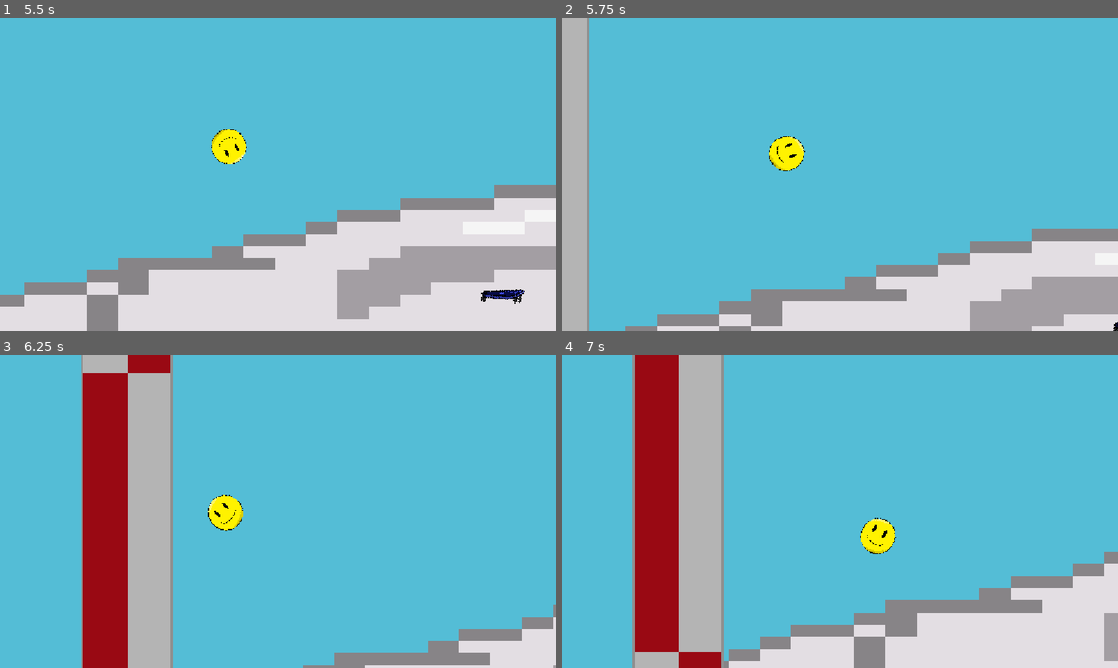
Above: before the commit, frames 1-4 (two rows, left to right).
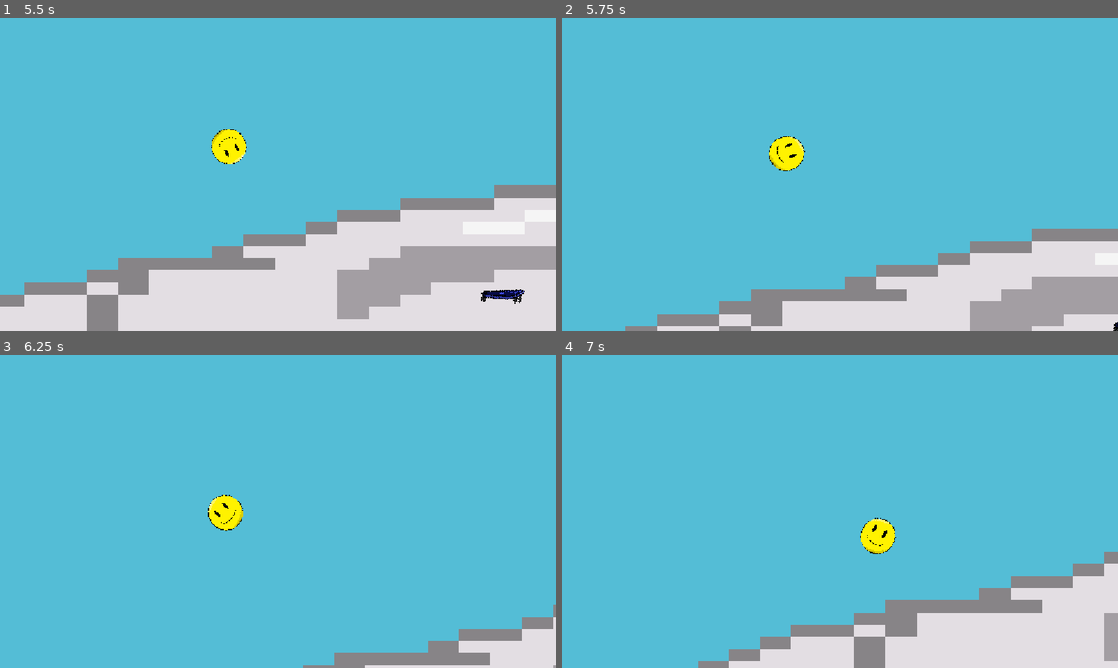
Above: after the commit, the same moments.

Repository: cyan-teal/hole-bounce
Game: Godot game, scene res://scenes/level_3.tscn
Same seed, same stepped clock (60 frames per second), same inputs: the game is played once before the commit and once after it.
Inputs (mouse positions are in pixels of both pictures, inside the frame that each line leads up to):
- Up to frame 1 (5.5 s): move the mouse to (400, 158) at 0.52 s; hold Right (go_right) 0.53-1.28 s; hold Space (pass) 0.53-1.28 s; move the mouse to (166, 190) at 1.27 s; hold Left (go_left) 1.28-2.03 s; tap Space (pass) at 1.35, 2.85, 4.35 s; move the mouse to (333, 105) at 2.02 s; hold Space (pass) 2.03-2.78 s; hold Right (go_right) 2.03-3.53 s; move the mouse to (250, 237) at 2.77 s; move the mouse to (444, 221) at 3.52 s; hold Space (pass) 3.53-4.28 s; hold Left (go_left) from 3.53 s (still down); move the mouse to (111, 127) at 4.27 s; move the mouse to (305, 174) at 5.02 s; hold Space (pass) from 5.03 s (still down)
- Up to frame 2 (5.75 s): keep holding Left (go_left); keep holding Space (pass)
- Up to frame 3 (6.25 s): move the mouse to (194, 433) at 5.77 s; release Left (go_left) at 5.78 s; release Space (pass) at 5.78 s; hold Right (go_right) from 5.78 s (still down); tap Space (pass) at 5.85 s
- Up to frame 4 (7 s): keep holding Right (go_right); move the mouse to (962, 495) at 6.52 s; hold Space (pass) from 6.53 s (still down)

Frame 1 is identical in both runs. In frame 2, 4.9% of the frame differs, in the area x 0-5%, y 0-100%; in frame 3, 16%, in the area x 14-32%, y 0-100%; in frame 4, 16%.

Commit message:
new thing

Diff:
--- a/hole-bounce/scenes/level_1.tscn
+++ b/hole-bounce/scenes/level_1.tscn
@@ -11,6 +11,7 @@
 [ext_resource type="PackedScene" uid="uid://b0wm100j74h38" path="res://rock_obstacle.tscn" id="9_2y5yt"]
 [ext_resource type="Script" uid="uid://dwjbd5k3dtfp7" path="res://scenes/hole_test.gd" id="9_e3sih"]
 [ext_resource type="PackedScene" uid="uid://0ytvgcys2io" path="res://dirt_between.tscn" id="10_2y5yt"]
+[ext_resource type="PackedScene" uid="uid://nk4lt8sdm5hk" path="res://barrier.tscn" id="12_go7sj"]
 
 [sub_resource type="PhysicsMaterial" id="PhysicsMaterial_g2els"]
 bounce = 0.6
@@ -28,6 +29,11 @@
 [node name="LaunchPad" parent="." unique_id=2031626973 instance=ExtResource("3_rus8k")]
 position = Vector2(-237.99998, 123.000015)
 rotation = 0.72036725
+
+[node name="LaunchPad8" parent="." unique_id=2062392880 instance=ExtResource("3_rus8k")]
+visible = false
+position = Vector2(1137, 136)
+rotation = -0.051150642
 
 [node name="LaunchPad2" parent="." unique_id=200155559 instance=ExtResource("3_rus8k")]
 position = Vector2(1186, -109.000015)
@@ -125,13 +131,6 @@
 rotation = 0.010075251
 scale = Vector2(3.076568, 0.5374804)
 
-[node name="barrier" parent="." unique_id=1449926254 instance=ExtResource("2_bswci")]
-visible = false
-position = Vector2(1420.0001, -2282)
-rotation = -0.026239483
-scale = Vector2(1.1538556, -54.08841)
-skew = 0.02100885
-
 [node name="LevelEnd" parent="." unique_id=1912925523 instance=ExtResource("5_fcfvj")]
 position = Vector2(-458, -3144)
 scale = Vector2(1, 1)
@@ -207,3 +206,8 @@
 z_index = 10
 position = Vector2(-270, 182)
 scale = Vector2(16.051363, 6.8953004)
+
+[node name="barrier" parent="." unique_id=278312820 instance=ExtResource("12_go7sj")]
+visible = false
+position = Vector2(1346, -2345)
+scale = Vector2(2.575392, 7.405874)
--- a/hole-bounce/scenes/level_2.tscn
+++ b/hole-bounce/scenes/level_2.tscn
@@ -13,7 +13,7 @@
 [ext_resource type="Texture2D" uid="uid://dsnqea3gxy4cj" path="res://resources/icon.svg" id="10_172wr"]
 [ext_resource type="PackedScene" uid="uid://nk4lt8sdm5hk" path="res://barrier.tscn" id="12_g2hoc"]
 
-[node name="Level2" type="Node2D" unique_id=2075713534]
+[node name="Level3" type="Node2D" unique_id=2075713534]
 
 [node name="Player" parent="." unique_id=244388843 instance=ExtResource("1_eqxsl")]
 position = Vector2(3242, -1412)
@@ -24,14 +24,14 @@
 position_smoothing_enabled = true
 
 [node name="LaunchPad" parent="." unique_id=2031626973 instance=ExtResource("2_b4j7a")]
-position = Vector2(1853.0002, 1002.9998)
+position = Vector2(1856, 1046)
 rotation = 0.0024672747
 scale = Vector2(1.6454968, 0.9052839)
 script = ExtResource("3_b4j7a")
 
 [node name="LaunchPad7" parent="." unique_id=1110867031 instance=ExtResource("2_b4j7a")]
-position = Vector2(-1265, 2663.9995)
-rotation = 0.20370634
+position = Vector2(-1960, 2594)
+rotation = 0.3590054
 scale = Vector2(1.6454968, 0.9052839)
 script = ExtResource("3_b4j7a")
 
@@ -117,8 +117,8 @@
 scale = Vector2(12.371967, 9.497825)
 
 [node name="steel beams4" parent="." unique_id=699335537 instance=ExtResource("4_eqxsl")]
-position = Vector2(-1806.9998, 2674.0007)
-scale = Vector2(12.371967, 9.497825)
+position = Vector2(-1314, 2675)
+scale = Vector2(21.815546, 9.497825)
 
 [node name="steel beams3" parent="." unique_id=2081032214 instance=ExtResource("4_eqxsl")]
 position = Vector2(2258, 6609)
@@ -182,9 +182,11 @@
 scale = Vector2(4.9812794, 3.8038778)
 
 [node name="barrier" parent="." unique_id=278312820 instance=ExtResource("12_g2hoc")]
+visible = false
 position = Vector2(7638, -2569)
 scale = Vector2(7.046938, 32.761253)
 
 [node name="barrier2" parent="." unique_id=1872933514 instance=ExtResource("12_g2hoc")]
+visible = false
 position = Vector2(-4310, -2569)
 scale = Vector2(7.046938, 32.761253)
--- a/hole-bounce/scenes/level_3.tscn
+++ b/hole-bounce/scenes/level_3.tscn
@@ -10,6 +10,8 @@
 [ext_resource type="Script" uid="uid://dwjbd5k3dtfp7" path="res://scenes/hole_test.gd" id="7_wae8j"]
 [ext_resource type="PackedScene" uid="uid://b53n0e6biq4jo" path="res://arrow.tscn" id="8_wae8j"]
 [ext_resource type="PackedScene" uid="uid://nk4lt8sdm5hk" path="res://barrier.tscn" id="9_ha73p"]
+[ext_resource type="PackedScene" uid="uid://r76mnntewch8" path="res://scenes/end_screen.tscn" id="11_ax3dk"]
+[ext_resource type="Texture2D" uid="uid://daoper5xlra7l" path="res://pixil-frame-0 (17).png" id="12_q2dsb"]
 
 [node name="Level2" type="Node2D" unique_id=2075713534]
 
@@ -136,9 +138,23 @@
 scale = Vector2(3.4327836, 3.3761551)
 
 [node name="barrier" parent="." unique_id=278312820 instance=ExtResource("9_ha73p")]
+visible = false
 position = Vector2(-2914.0002, -789)
 scale = Vector2(4.8723564, 14.193529)
 
 [node name="barrier2" parent="." unique_id=687368591 instance=ExtResource("9_ha73p")]
+visible = false
 position = Vector2(7147, -789)
 scale = Vector2(4.8723564, 14.193529)
+
+[node name="EndScreen" parent="." unique_id=484377148 instance=ExtResource("11_ax3dk")]
+anchors_preset = 0
+anchor_right = 0.0
+anchor_bottom = 0.0
+offset_left = 5627.0
+offset_top = -1755.0
+offset_right = 6023.0
+offset_bottom = -1469.0
+grow_horizontal = 1
+grow_vertical = 1
+texture = ExtResource("12_q2dsb")
--- /dev/null
+++ b/hole-bounce/true_end.tscn
@@ -0,0 +1,22 @@
+[gd_scene format=3 uid="uid://xby4bi2u02qh"]
+
+[ext_resource type="Texture2D" uid="uid://daoper5xlra7l" path="res://pixil-frame-0 (17).png" id="1_r8wji"]
+[ext_resource type="Script" uid="uid://cghcn80a7sy7d" path="res://scripts/level_end.gd" id="2_3eeld"]
+
+[sub_resource type="RectangleShape2D" id="RectangleShape2D_7n77a"]
+size = Vector2(5.9155254, 11.267612)
+
+[node name="TRUE END" type="Sprite2D" unique_id=1912925523]
+scale = Vector2(1.5, 1.5)
+texture = ExtResource("1_r8wji")
+script = ExtResource("2_3eeld")
+
+[node name="Area2D" type="Area2D" parent="." unique_id=1823847429]
+position = Vector2(-4, -1.3333334)
+
+[node name="CollisionShape2D" type="CollisionShape2D" parent="Area2D" unique_id=2050942884]
+position = Vector2(6.0000014, 23.111027)
+scale = Vector2(3.155538, 3.155538)
+shape = SubResource("RectangleShape2D_7n77a")
+
+[connection signal="body_entered" from="Area2D" to="." method="_on_area_2d_body_entered"]
Binary file added: hole-bounce/pixil-frame-0 (17).png
Not shown, added: hole-bounce/pixil-frame-0 (17).png.import
